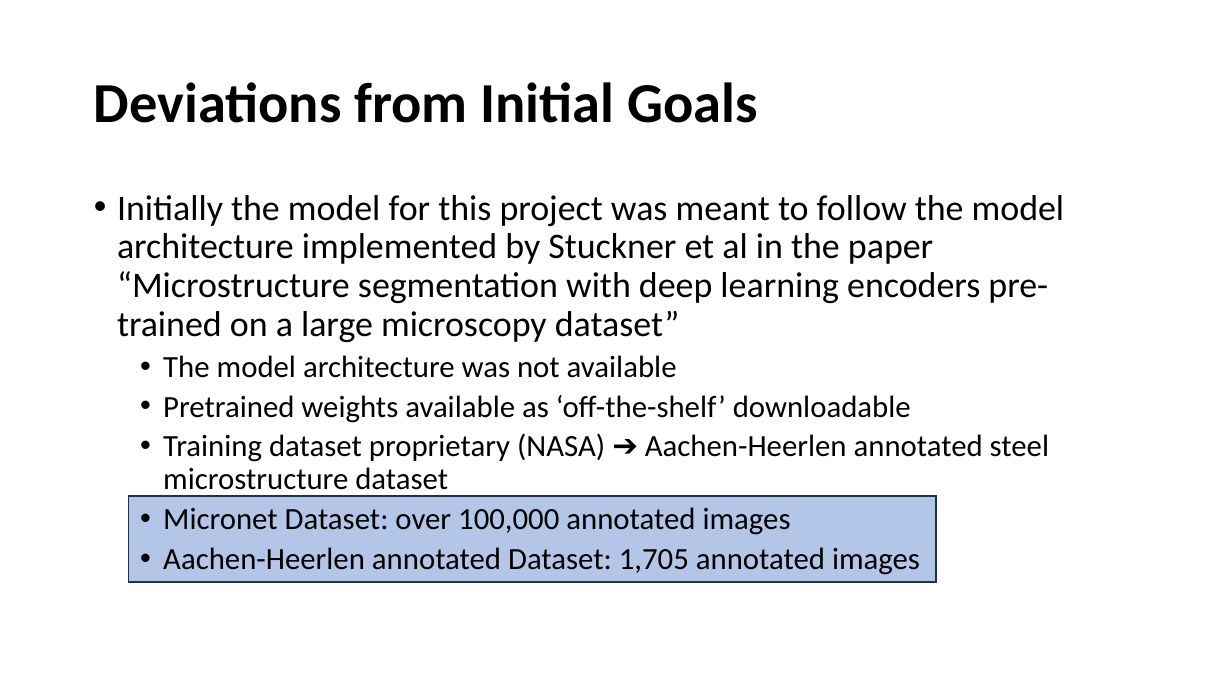
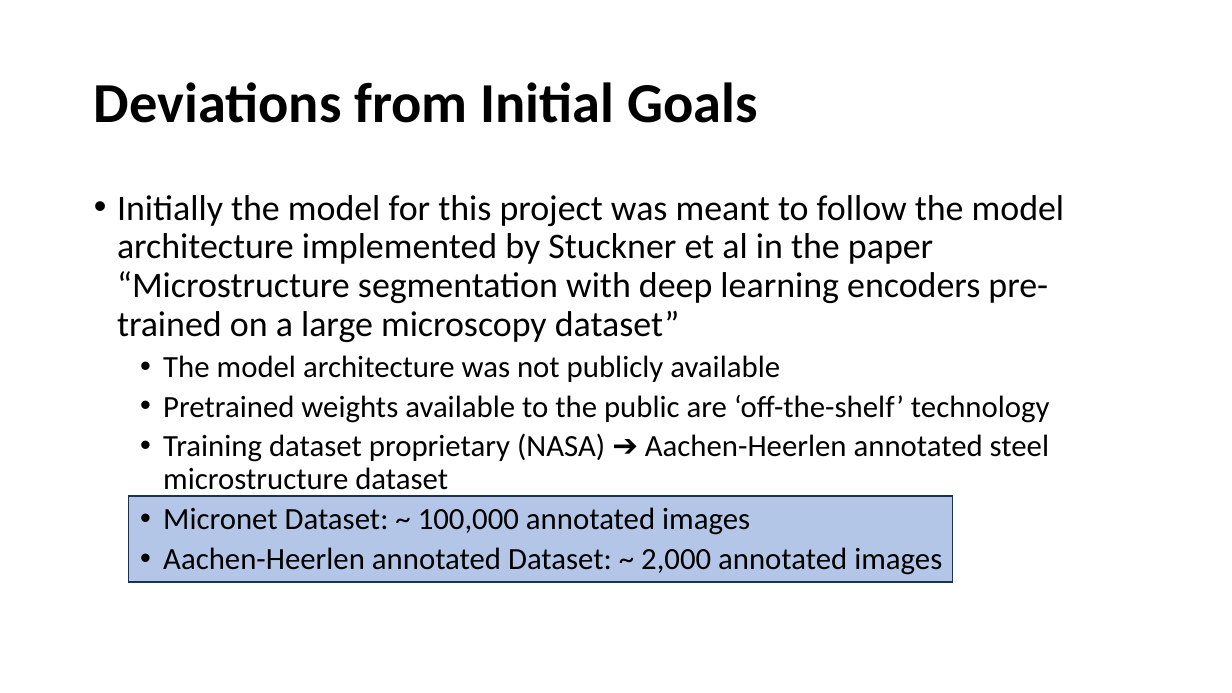
Before and after one commit to rzambrano1/microstructure_semantic_segmentation, a slide deck: slide 3 of Presentation/Semantic Segmentation with Deep Learning for Microstructural Characterization.pptx. Drawn at 1232x693 pixels with LibreOffice and Linux fonts; fonts in the diff are those of the drawing. Boxes give left, top, right and bottom in pixels: in the first picture for what was removed or moved away, otherwise in the second. Text is boxed around its words. In the diff, an @@ line names an element or a change of style, - is before the commit and + after.

```diff
--- a/Presentation/Semantic Segmentation with Deep Learning for Microstructural Characterization.pptx
+++ b/Presentation/Semantic Segmentation with Deep Learning for Microstructural Characterization.pptx
@@ text at <box>163,355,1050,423</box>: text changed @@
-  • The model architecture was not available
-  • Pretrained weights available as ‘off-the-shelf’ downloadable
+  • The model architecture was not publicly available
+  • Pretrained weights available to the public are ‘off-the-shelf’ technology
@@ rectangle: place and size @@
-rectangle at <box>128,496,936,582</box>
+rectangle at <box>128,496,953,582</box>
@@ text at <box>163,507,942,575</box>: text changed @@
-  • Micronet Dataset: over 100,000 annotated images
-  • Aachen-Heerlen annotated Dataset: 1,705 annotated images
+  • Micronet Dataset: ~ 100,000 annotated images
+  • Aachen-Heerlen annotated Dataset: ~ 2,000 annotated images
```
Also in this commit, not shown: 3 other slides changed, 3 other files.
